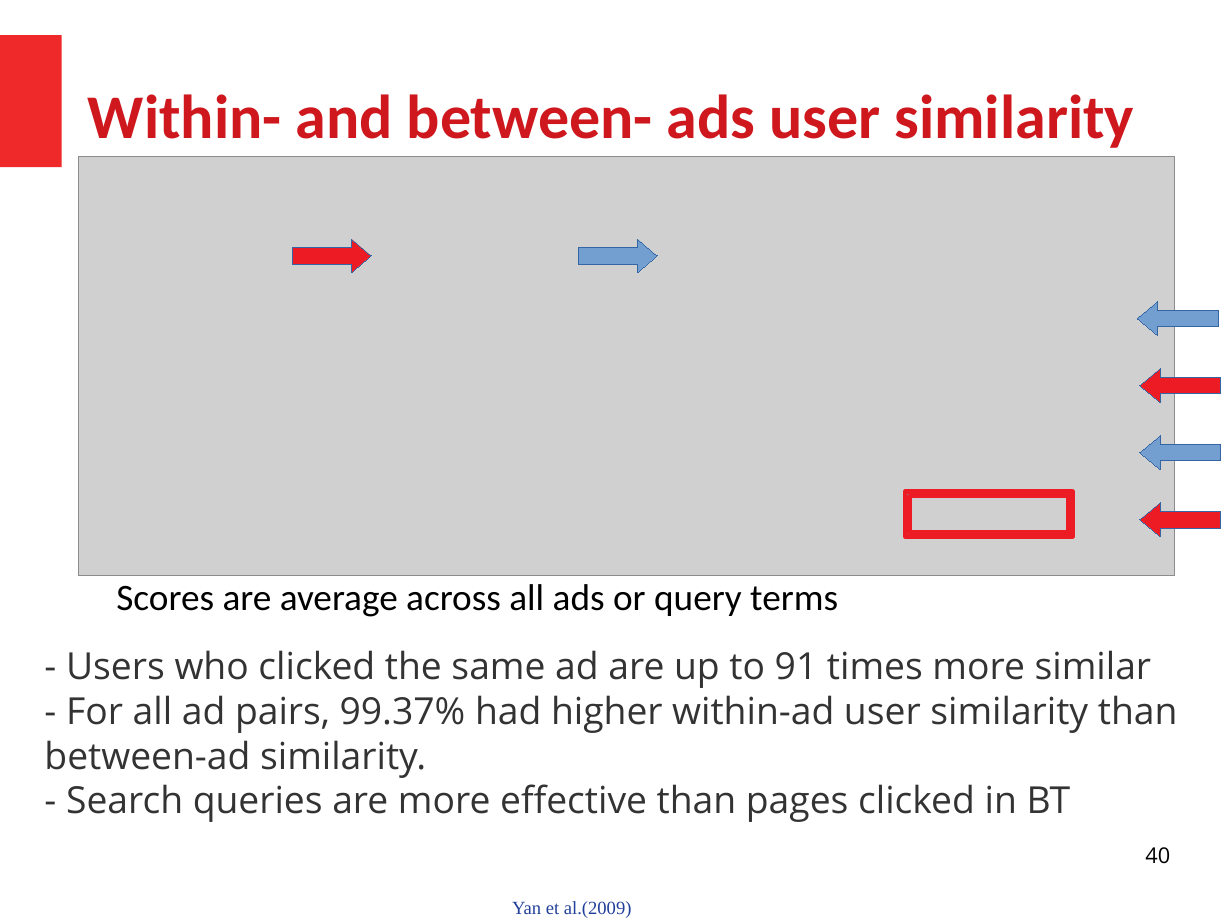
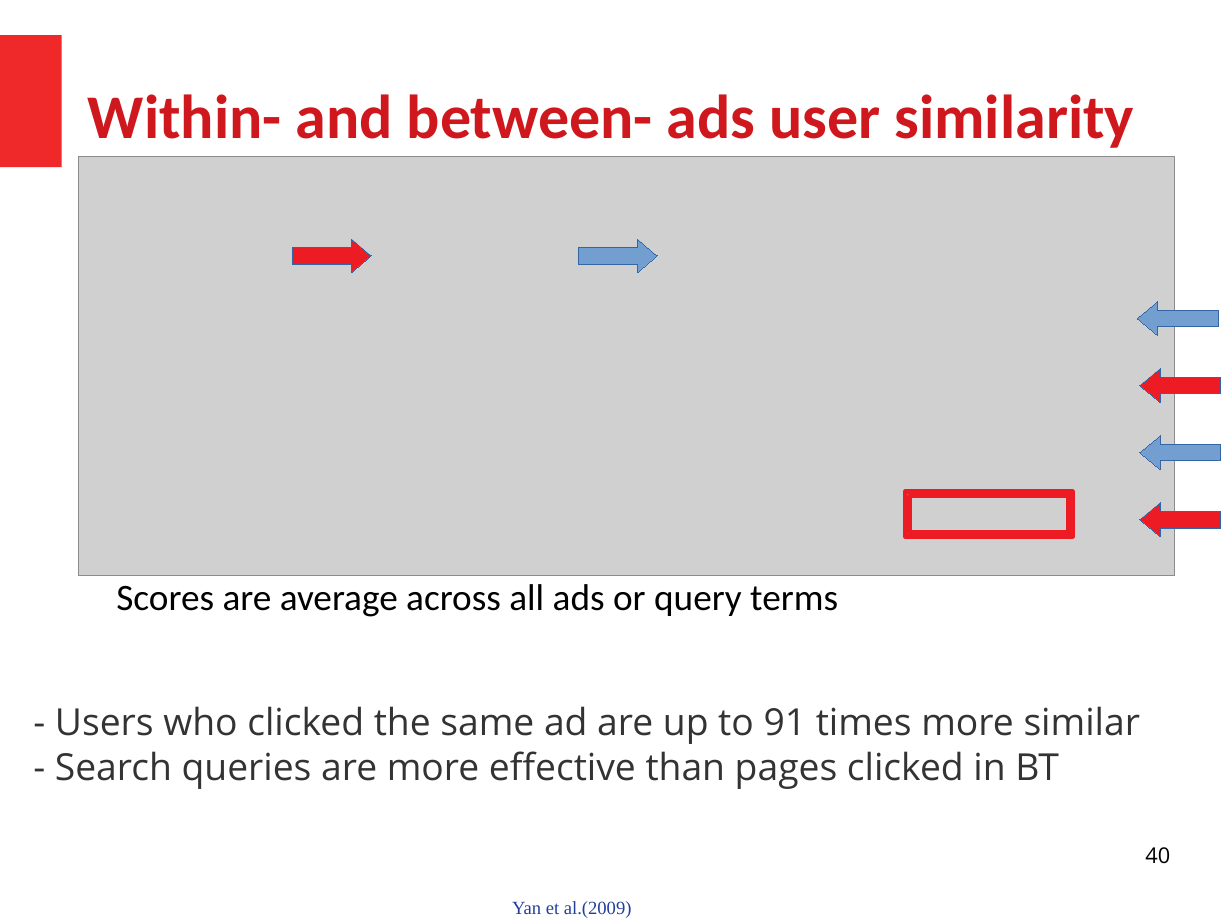
Before and after one commit to HussamHallak/cs834-f17, a slide deck: slide 40 of assignments/P4/P4.odp. Drawn at 1232x924 pixels with LibreOffice and Linux fonts; fonts in the diff are those of the drawing; grey boxes stand for pictures. Boxes give left, top, right and bottom in pixels: in the first picture for what was removed or moved away, otherwise in the second. Text is boxed around its words. In the diff, an @@ line names an element or a change of style, - is before the commit and + after.

```diff
--- a/assignments/P4/P4.odp
+++ b/assignments/P4/P4.odp
@@ text "- Users who clicked the ...": place and size @@
-text "- Users who clicked the ..." at box(44, 650, 1178, 822)
+text "- Users who clicked the ..." at box(55, 706, 1141, 789)
@@ text at box(44, 695, 1178, 778): paragraph removed @@
-- For all ad pairs, 99.37% had higher within-ad user similarity than between-ad similarity.
```
Also in this commit, not shown: 4 other slides changed, 1 other file.
